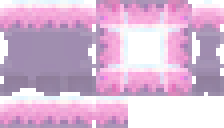
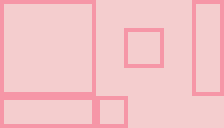
Layer changes from the first w=224, h=128 image to the second:
added layer "Layer 4" above "Layer 3" over [left=0, top=0, right=224, bottom=128]
